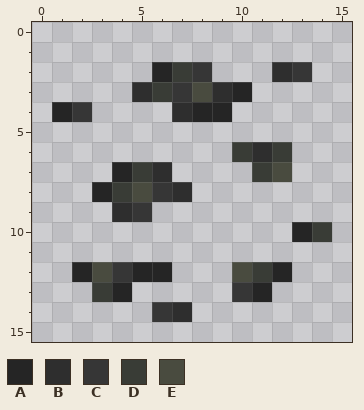
Pixel-art sprite: src/main/resources/assets/machina/textures/ore/lead.png. Above is the file before it was changed.
The file is 16x16 pixels. Colours within 5 levels of each other are drawn and written as one.
Palette (. is transparent): A #252525  B #2e2e2e  C #363636  D #393c36  E #494b3f
After the commit:
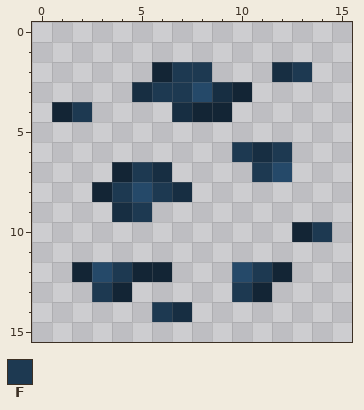
Colours new in this view: F #1d3951
Changes in this commit:
colour A: #252525 -> #132535
colour B: #2e2e2e -> #172e42
colour E: #494b3f -> #254969
Changed rows in their new state; - is a pixel that keeps its letter.
first column x 2:
 2 -----FF----F-
 3 ----FF-------
 4 F------------
 6 --------F-F--
 7 ---F-----F---
 8 --F-F--------
 9 ---F---------
10 ------------F
12 --F------F---
13 -F------F----
14 ----F--------
Where, in picture pixels (left, top, right, bottom), the same in both pictures:
changed: (52, 62, 332, 322)
